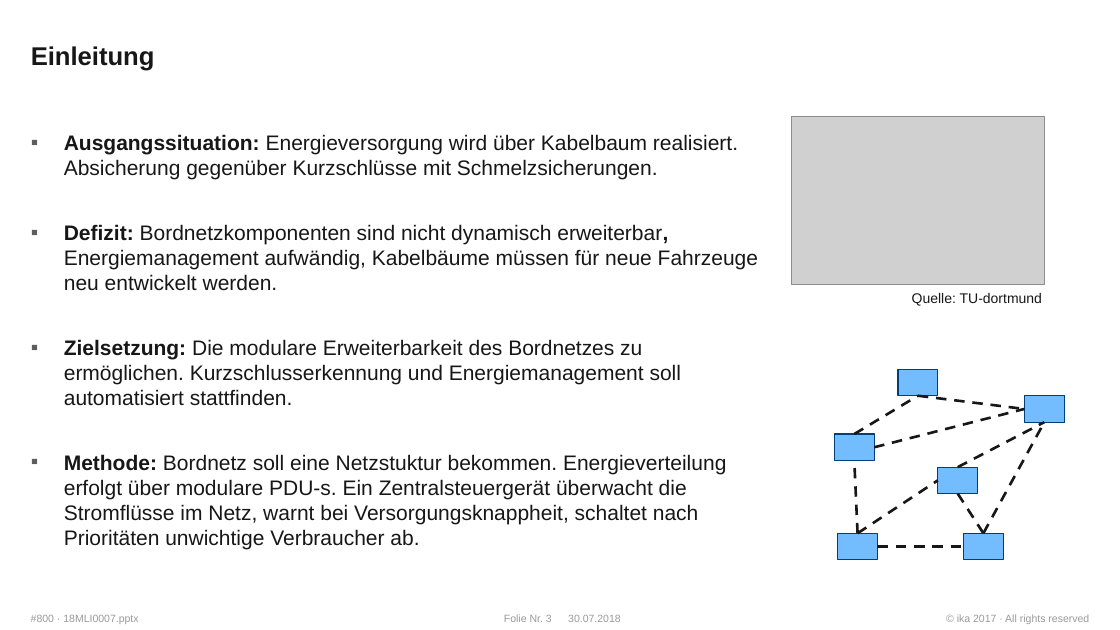
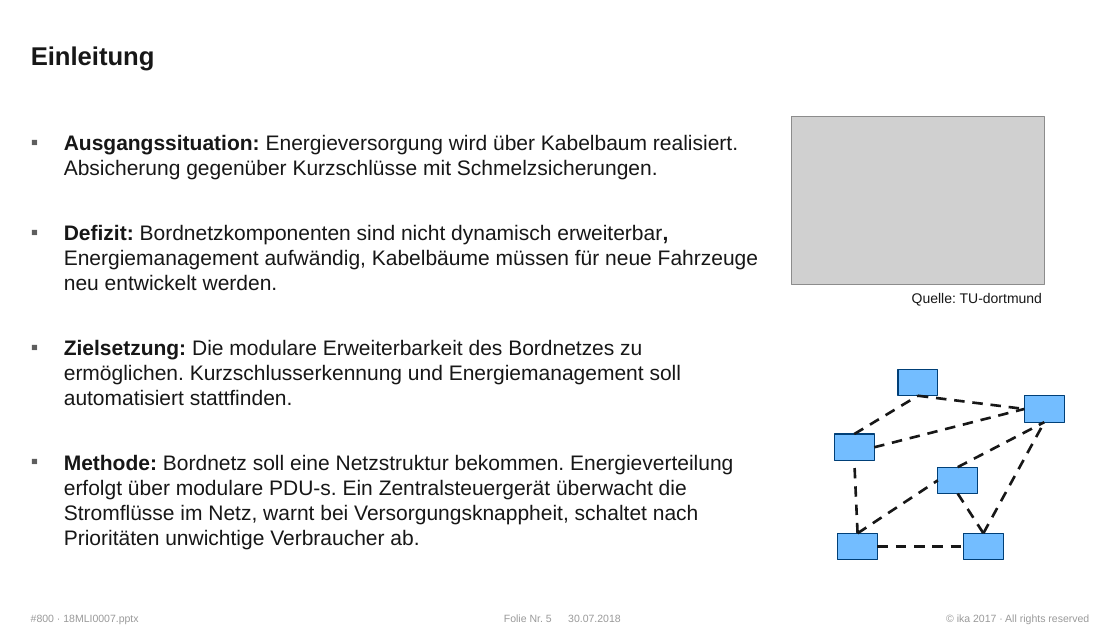
Before and after one commit to WhR4Ven/Diss_Dokument, a slide deck: slide 5 of Themenstellung.pptx (slide 3 before the commit). Drawn at 1120x630 pixels with LibreOffice and Linux fonts; fonts in the diff are those of the drawing; grey boxes stand for pictures; background and template pictures are left out. Boxes give left, top, right and bottom in pixels: in the first picture for what was removed or moved away, otherwise in the second. Text is boxed around its words. In the diff, an @@ line names an element or a change of style, - is before the commit and + after.

```diff
--- a/Themenstellung.pptx
+++ b/Themenstellung.pptx
@@ text at <box>64,454,733,550</box>: text changed @@
-▪ Methode: Bordnetz soll eine Netzstuktur bekommen. Energieverteilung erfolgt über modulare PDU-s. Ein Zentralsteuergerät überwacht die Stromflüsse im Netz, warnt bei Versorgungsknappheit, schaltet nach Prioritäten unwichtige Verbraucher ab.
+▪ Methode: Bordnetz soll eine Netzstruktur bekommen. Energieverteilung erfolgt über modulare PDU-s. Ein Zentralsteuergerät überwacht die Stromflüsse im Netz, warnt bei Versorgungsknappheit, schaltet nach Prioritäten unwichtige Verbraucher ab.
@@ page number at <box>504,614,552,622</box>: text changed @@
-Folie Nr. 3
+Folie Nr. 5
```
Also in this commit, not shown: 3 other slides changed, 4 slides added.
